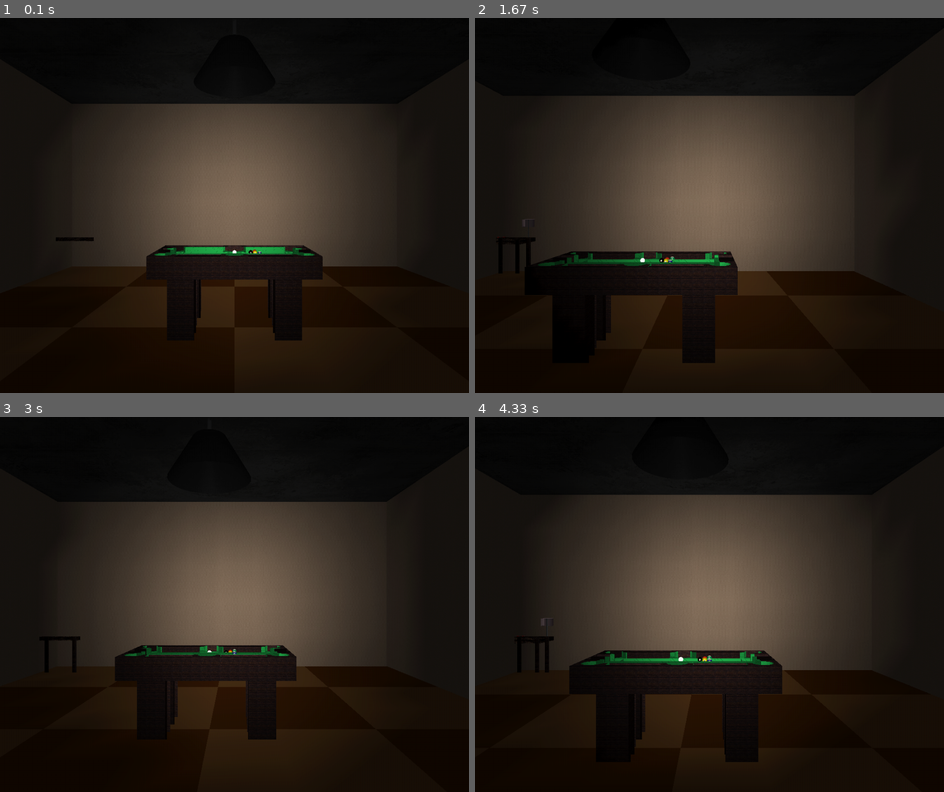
Above: before the commit, frames 1-4 (two rows, left to right).
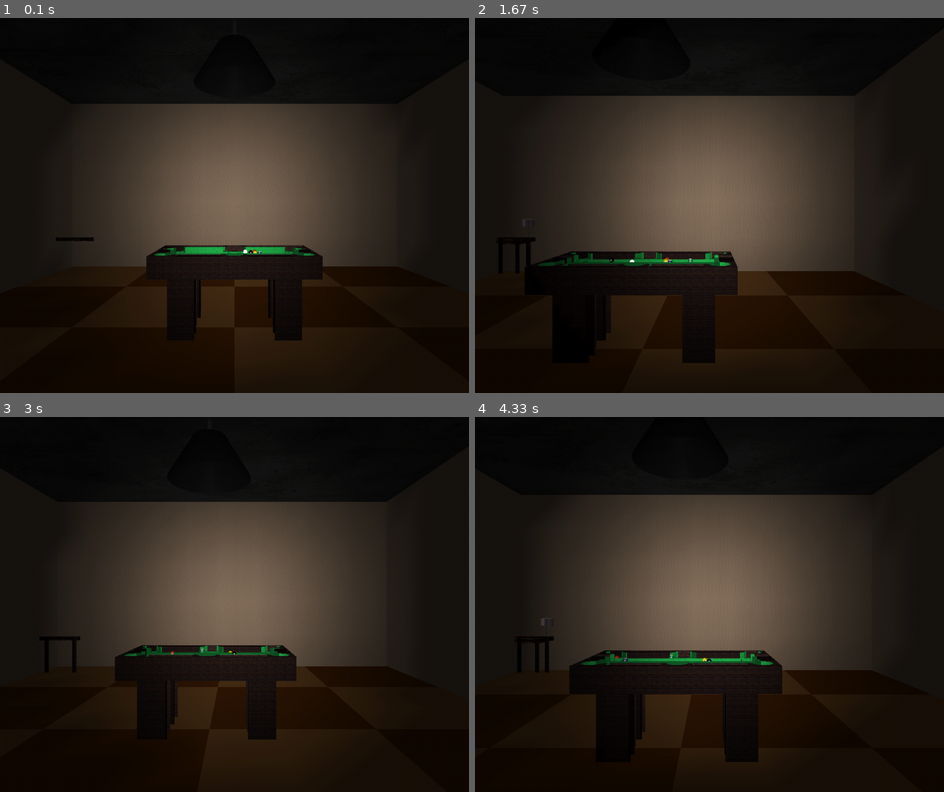
Above: after the commit, the same moments.

Repository: mikepmerritt/graphics-project-3
Game: pygame game, started from interactive_scene_pygame.py
Same seed, same stepped clock (60 frames per second), same inputs: the game is played once before the commit and once after it.
Inputs:
- Up to frame 1 (0.1 s): no input
- Up to frame 2 (1.67 s): hold D 0.33-0.8 s; hold W 0.83-1.3 s; hold D from 1.33 s (still down)
- Up to frame 3 (3 s): release D at 1.8 s; hold A 1.83-2.37 s; hold S 2.4-2.87 s; hold A from 2.9 s (still down)
- Up to frame 4 (4.33 s): release A at 3.37 s; hold W 3.4-3.87 s; hold D from 3.9 s (still down)

The runs differ from the first frame. In frame 1, less than 0.1% of the frame differs, in the area x 49-53%, y 61-63%; in frame 2, less than 0.1%; in frame 3, less than 0.1%; in frame 4, less than 0.1%, in the area x 29-51%, y 63-66%.

Commit message:
a progress update that doesn't function

Diff:
--- a/interactive_scene_pygame.py
+++ b/interactive_scene_pygame.py
@@ -32,10 +32,10 @@
         # movement info
         self.force_magnitude = 0
         self.force_direction = Vector(Point(0, 0, 0))
-        # if id == 0:
-        #     self.force_magnitude = 4
-        #     self.force_direction = Vector(Point(3, 0, -1))
-        #     self.force_direction.normalize()
+        if id == 0:
+            self.force_magnitude = 4
+            self.force_direction = Vector(Point(3, 0, -1))
+            self.force_direction.normalize()
 
         # "try" positions - where the ball wants to go, used in advance
         self.tx = x
@@ -74,11 +74,69 @@
 
     def compare(self, other, tolerance=0.25):
         # bounds check with other ball (tolerance = radius)
-        if math.abs(self.tx - other.tx) <= tolerance and math.abs(self.tz - other.tz) <= tolerance:
-            # redirect both and recalc t
-            return True
-        else:
-            return False
+        if abs(self.tx - other.tx) <= tolerance and abs(self.tz - other.tz) <= tolerance:
+            # redirect both
+            # part 1: move up until the collision
+            # calculate the collision centers
+            # TODO: probably need to calculate rather than estimate with t
+            # x1
+            center = Point(self.tx, 0, self.tz)
+            # x2
+            other_center = Point(other.tx, 0, other.tz)
+
+            # part 2: determine new velocities post-collision
+            # vectors marked with <v> in comments
+
+            # <x1 - x2>; p = x1, q = x2, q - p
+            center_diff_vector = Vector(other_center, center)
+            # <x2 - x1>; p = x2, q = x1, q - p
+            other_center_diff_vector = Vector(other_center, center)
+
+            # <v1>
+            old_velocity = self.force_direction.scalar_mult(self.force_magnitude)
+            # <v2>
+            other_old_velocity = other.force_direction.scalar_mult(other.force_magnitude)
+
+            # <v1 - v2>
+            velocity_diff = Vector()
+            velocity_diff.dx = old_velocity.dx - other_old_velocity.dx
+            velocity_diff.dy =  old_velocity.dy - other_old_velocity.dy
+            velocity_diff.dz = old_velocity.dz - other_old_velocity.dz
+            # <v2 - v1>
+            other_velocity_diff = Vector()
+            other_velocity_diff.dx = other_old_velocity.dx - old_velocity.dx
+            other_velocity_diff.dy =  other_old_velocity.dy - old_velocity.dy
+            other_velocity_diff.dz = other_old_velocity.dz - old_velocity.dz
+
+            # dot(<v1 - v2>, <x1 - x2>) / ||<x1 - x2>||^2
+            scalar = velocity_diff.dot(center_diff_vector) / center_diff_vector.magnitude() ** 2
+            # dot(<v2 - v1>, <x2 - x1>) / ||<x2 - x1>||^2
+            other_scalar = velocity_diff.dot(center_diff_vector) / other_center_diff_vector.magnitude() ** 2
+
+            # apply scalars from above
+            scaled_part = center_diff_vector.scalar_mult(scalar)
+            other_scaled_part = other_center_diff_vector.scalar_mult(other_scalar)
+
+            # entire formula
+            new_velocity = Vector()
+            new_velocity.dx = old_velocity.dx - scaled_part.dx
+            new_velocity.dy = old_velocity.dy - scaled_part.dy
+            new_velocity.dz = old_velocity.dz - scaled_part.dz
+            other_new_velocity = Vector()
+            other_new_velocity.dx = other_old_velocity.dx - other_scaled_part.dx
+            other_new_velocity.dy = other_old_velocity.dy - other_scaled_part.dy
+            other_new_velocity.dz = other_old_velocity.dz - other_scaled_part.dz
+
+            self.force_magnitude = new_velocity.magnitude()
+            new_velocity.normalize()
+            self.force_direction = new_velocity
+
+            other.force_magnitude = other_new_velocity.magnitude()
+            other_new_velocity.normalize()
+            other.force_direction = other_new_velocity
+
+            # part 3: move the rest
+            # TODO: necessary?
 
 #=======================================
 # Initial data configuration + Global module variables
@@ -447,12 +505,19 @@
             dice_rotation2 = [random.randint(0,3) * 90, random.randint(0,3) * 90, random.randint(0,3) * 90]
 
     # Billiards behaviors
-    for ball in all_balls:
-        if not ball.sunk:
-            ball.predict()
-
-        # TODO: interball collisions
-
+    # try to move on its own
+    for ball_index in range(len(all_balls)):
+        if not all_balls[ball_index].sunk:
+            all_balls[ball_index].predict()
+
+    # check for interball collisions
+    for ball_index in range(len(all_balls)):
+        if not all_balls[ball_index].sunk:
+            for other_ball_index in range(ball_index + 1, len(all_balls)):
+                if not all_balls[other_ball_index].sunk:
+                    all_balls[ball_index].compare(all_balls[other_ball_index])
+
+    # actually move
     # precondition: all non-sunk balls predicted successfully
     for ball in all_balls:
         if not ball.sunk:
--- a/utils.py
+++ b/utils.py
@@ -56,6 +56,16 @@
         """Basic string representation of this point"""
         return "<%s,%s,%s>"%(self.dx,self.dy,self.dz)
 
+    def scalar_mult(self, scalar):
+        res = Vector()
+        res.dx = self.dx * scalar
+        res.dy = self.dy * scalar
+        res.dz = self.dz * scalar
+        return res
+
+    def dot(self, other):
+        return self.dx*other.dx + self.dy*other.dy + self.dz*other.dz
+
     def cross(self, other):
         res = Vector()
         res.dx = self.dy*other.dz - self.dz*other.dy
